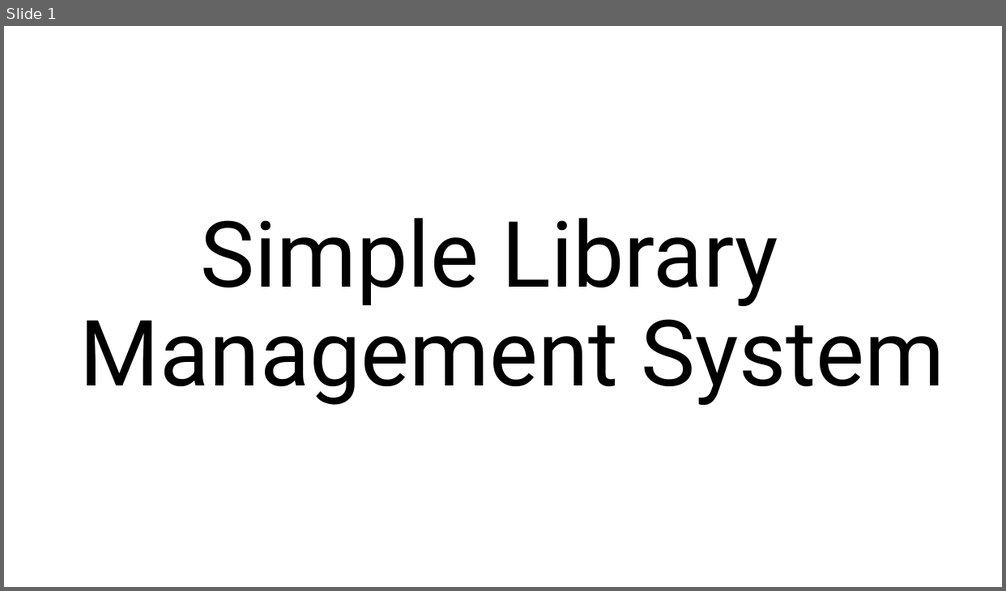
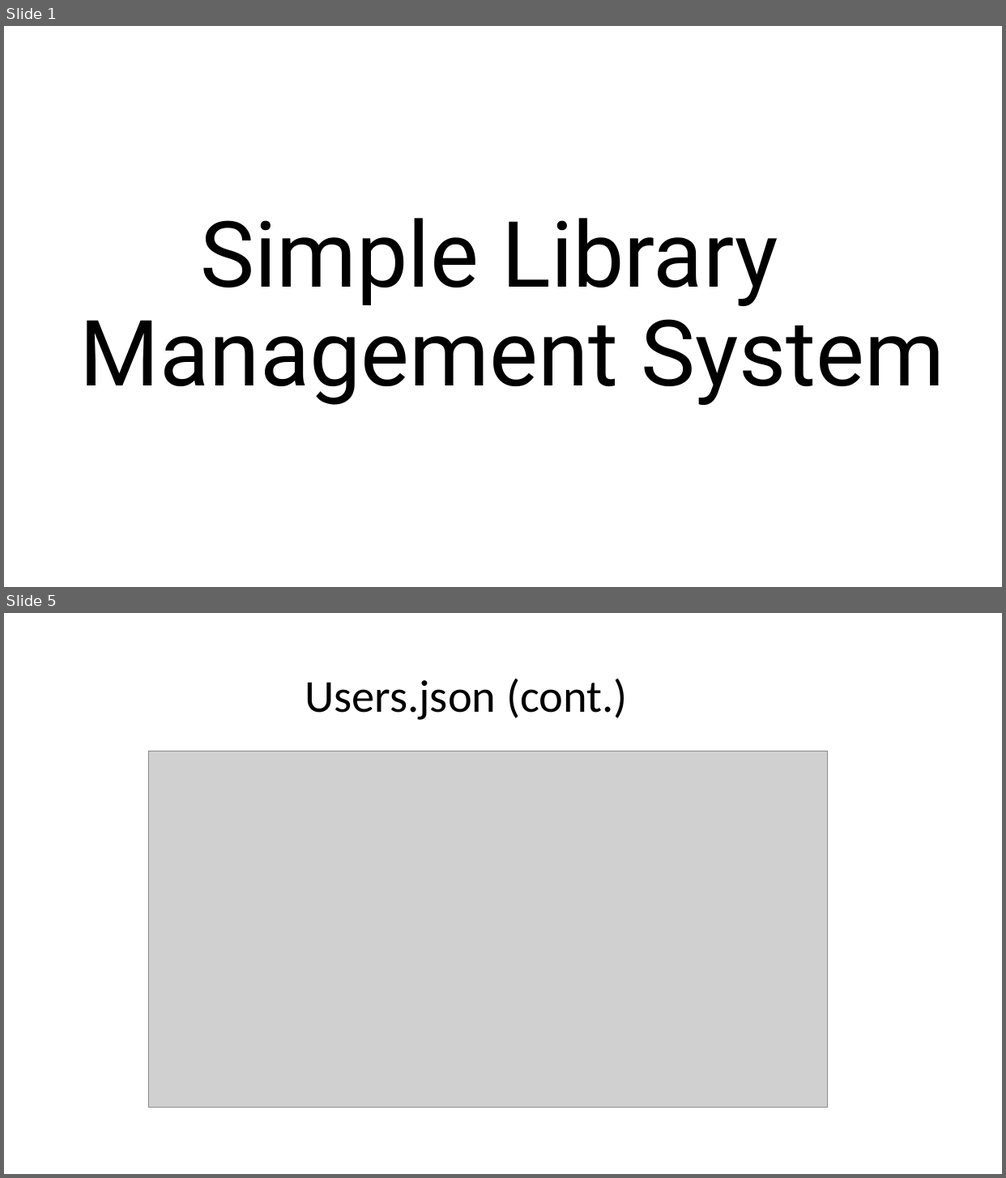
Before and after one commit to srbgd/SimpleLMS, a slide deck: slms_structure.pptx. Shown one above the other, each under a label of ours: slide 1 before the commit, slides 1 and 5 after it; the slides between them are not shown. The pictures are 1006x591 and 1006x1178 pixels, drawn with LibreOffice and Linux fonts; fonts in the diff are those of the drawing; grey boxes stand for pictures. Boxes give left, top, right and bottom in pixels: in the first picture for what was removed or moved away, otherwise in the second. Text is boxed around its words. In the diff, an @@ line names an element or a change of style, - is before the commit and + after.

```diff
--- a/slms_structure.pptx
+++ b/slms_structure.pptx
@@ slide 5 added at <box>4,613,1002,1174</box>, background #FFFFFF @@
@@ title added at <box>305,679,628,720</box>, 44 pt, text #000000 @@
+Users.json (cont.)
@@ picture added at <box>148,752,828,1108</box> @@
```
Also in this commit, not shown: 3 slides changed, 3 other slides added, 1 slide removed, 4 other files.
